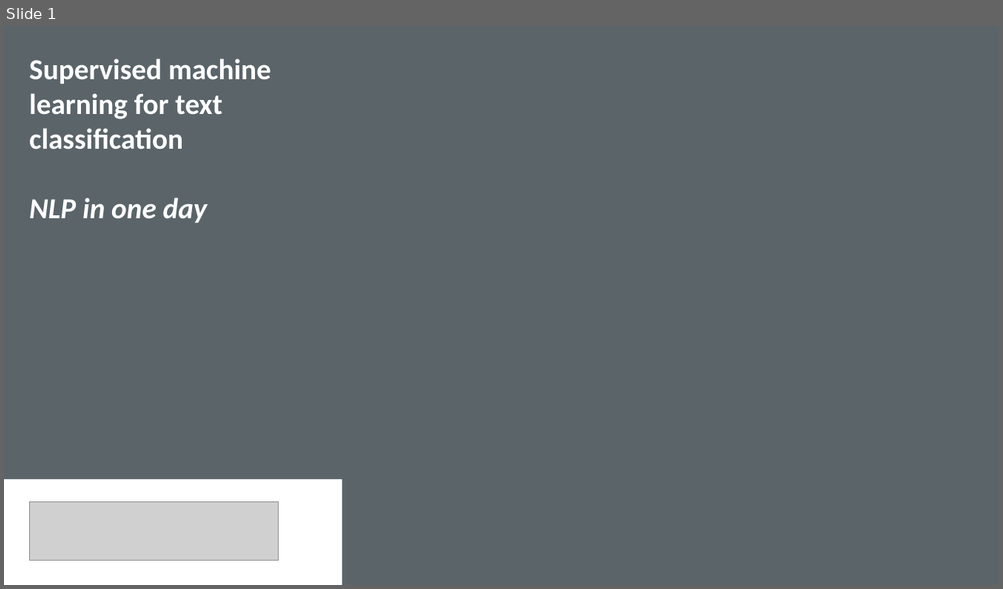
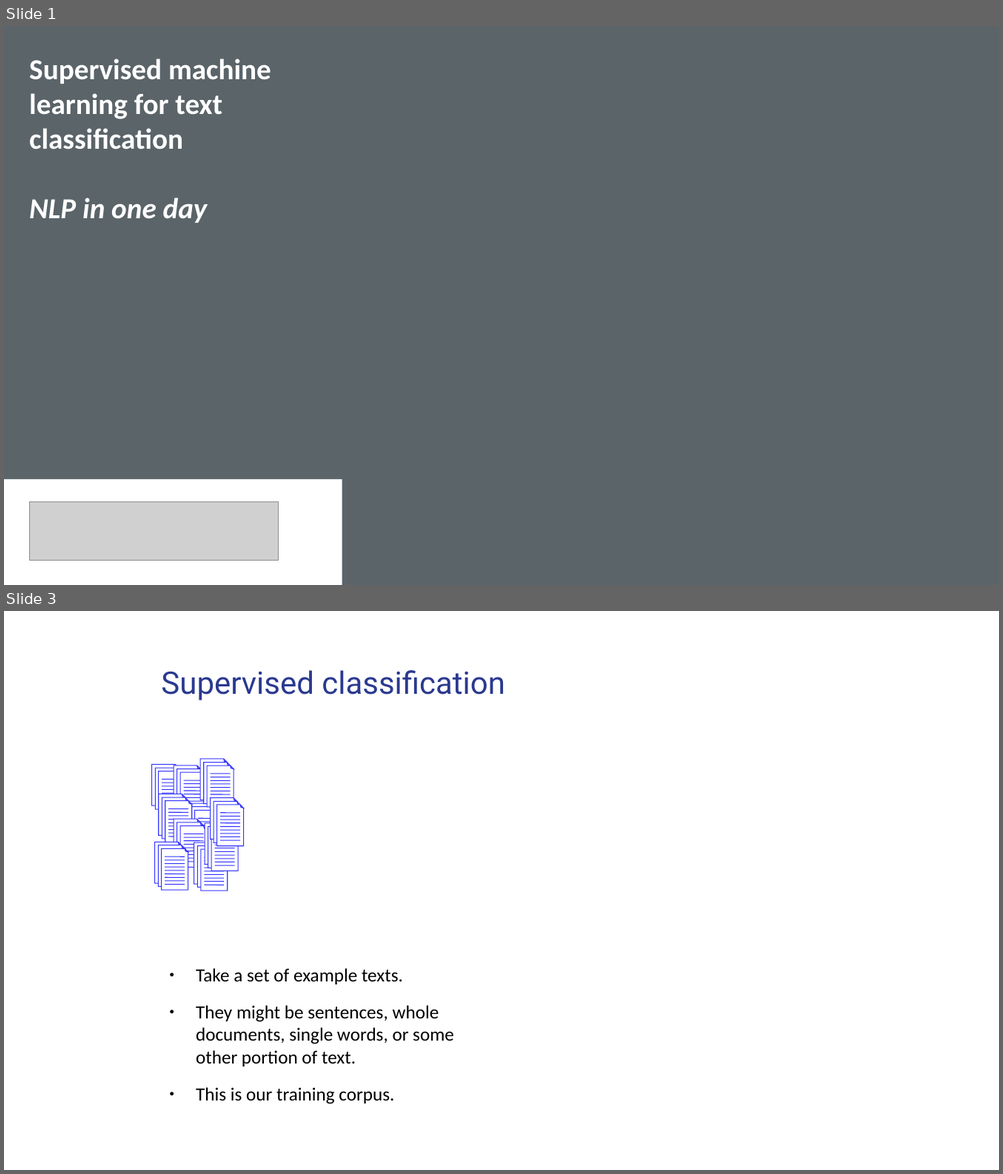
Before and after one commit to KCL-Health-NLP/nlp-one-day-workshop, a slide deck: presentations/classification.pptx. Shown one above the other, each under a label of ours: slide 1 before the commit, slides 1 and 3 after it; the slides between them are not shown. The pictures are 1003x589 and 1003x1174 pixels, drawn with LibreOffice and Linux fonts; fonts in the diff are those of the drawing; grey boxes stand for pictures; background and template pictures are left out. Boxes give left, top, right and bottom in pixels: in the first picture for what was removed or moved away, otherwise in the second. Text is boxed around its words. In the diff, an @@ line names an element or a change of style, - is before the commit and + after.

```diff
--- a/presentations/classification.pptx
+++ b/presentations/classification.pptx
@@ slide 3 added at (x1=4, y1=611, x2=999, y2=1170), background #FFFFFF @@
@@ text added at (x1=161, y1=670, x2=505, y2=701), 30 pt, text #2A3990 @@
+Supervised classification
@@ group added at (x1=152, y1=759, x2=244, y2=891): 99 lines, 33 folded corners @@
@@ text added at (x1=196, y1=968, x2=454, y2=1105), 18 pt, text #000000 @@
+● Take a set of example texts.
+● They might be sentences, whole documents, single words, or some other portion of text.
+● This is our training corpus.
```
Also in this commit, not shown: 15 other slides added.
